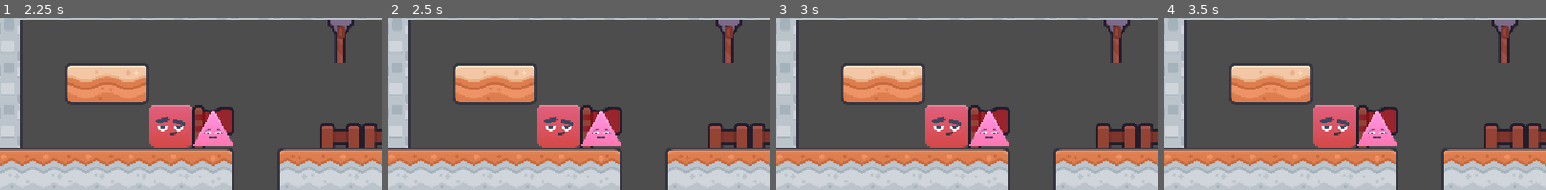
Above: before the commit, frames 1-4 (left to right).
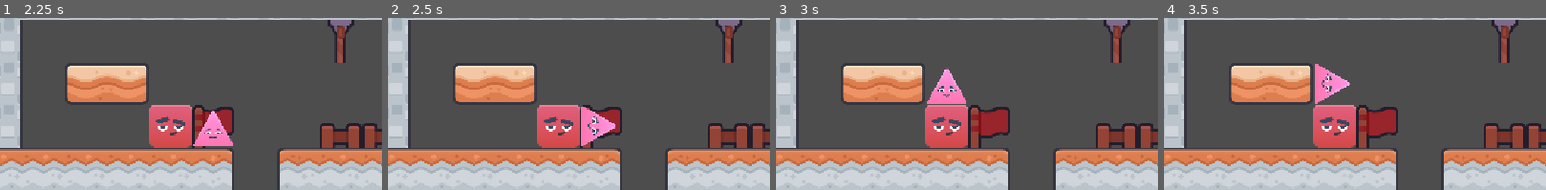
Above: after the commit, the same moments.

Repository: pklito/juniper-jam
Game: Godot game, scene res://scenes/level1.tscn
The game is run twice, just before and just after one commit, with the same random seed, the same clock (stepped at 60 frames per second) and the same inputs.
Inputs (mouse positions are % of the whole screen's width and height, from its top left):
- Up to frame 1 (2.25 s): tap Enter at 0.5, 2 s; drag from (36, 55) to (60, 35) at 0.52 s; tap Space at 1.25 s; drag from (42, 58) to (45, 87) at 1.27 s; move the mouse to (60, 35) at 2.02 s; click (60, 35) at 2.17 s
- Up to frame 2 (2.5 s): no input
- Up to frame 3 (3 s): drag from (45, 87) to (42, 58) at 2.77 s
- Up to frame 4 (3.5 s): no input
The pictures show only the part of the screen within x 14-64%, y 24-74%; the shares and areas given below are measured in that part.

Frame 1 is identical in both runs. In frame 2, 1.3% of the frame differs, in the area x 50-61%, y 51-75%; in frame 3, 2.3%, in the area x 39-61%, y 28-75%; in frame 4, 2.3%.

Commit message:
finish all the movement types

Diff:
--- a/scenes/level1.tscn
+++ b/scenes/level1.tscn
@@ -17,8 +17,8 @@
 
 [node name="Game" type="Node2D" unique_id=1088653909 node_paths=PackedStringArray("tiles", "player_sq_node", "player_tri_node")]
 script = ExtResource("1_wwpf4")
-move_rule = 0
-climb_rule = 2
+move_rule = 2
+climb_rule = 1
 tiles = NodePath("TileMapLayer")
 player_sq_node = NodePath("pl_square")
 player_tri_node = NodePath("pl_triangle")
--- a/scripts/game.gd
+++ b/scripts/game.gd
@@ -138,7 +138,6 @@
 		ground_dir = 0
 		_drop_ground_dir() # recursive drop until we hit a solid tile
 
-
 	func drop_if_floating():
 		if Globals.CLIMB_RULE == Globals.ClimbRules.FALL_DOWN:
 			_drop_down()
@@ -152,7 +151,7 @@
 
 # Special func
 func _ready() -> void:
-	_update_locals()
+	# _update_locals()
 	# setup
 	_tc = TileSetConfig.new(tile_size, Vector2i(canvas_width, canvas_height), target_tiles_wide)
 	tiles.scale = _tc.pixel_scale * Vector2(1,1)
@@ -169,6 +168,8 @@
 var time2 = 0.0
 var move_count_sq : int = 0
 var move_count_tri : int = 0
+var tri_wait_move : bool = false
+var sq_wait_move : bool = false
 # Called every frame. 'delta' is the elapsed time since the previous frame.
 func _physics_process(delta: float) -> void:
 	_update_globals()
@@ -180,27 +181,42 @@
 	if time < 0.3:
 		return
 
+	if move_count_sq == 0:
+		tri_wait_move = false
+	if move_count_tri == 0:
+		sq_wait_move = false
+
+	if sq_wait_move and tri_wait_move:
+		push_error("MUTEX on waits")
+		sq_wait_move = false
+		tri_wait_move = false
+
 	time = 0
-	if move_count_sq > 0:
+	if move_count_sq > 0 and not sq_wait_move:
 		square.move_right()
 		move_count_sq -= 1
 		triangle.drop_if_floating()
-	elif move_count_sq < 0:
+	elif move_count_sq < 0 and not sq_wait_move:
 		square.move_left()
 		move_count_sq += 1
 		triangle.drop_if_floating()
 
-	if move_count_tri > 0:
+	if move_count_tri > 0 and not tri_wait_move:
 		triangle.move_right()
 		move_count_tri -= 1
-	elif move_count_tri < 0:
+	elif move_count_tri < 0 and not tri_wait_move:
 		triangle.move_left()
 		move_count_tri += 1
 
 
 
 func _square_dragged(drag_vector: Vector2) -> void:
+	# Triangle on square rn and rule says lock
 	if Globals.CLIMB_RULE == Globals.ClimbRules.LOCK and triangle.pos + Utils.dir_to_vec2(triangle.ground_dir) == square.pos:
+		return
+
+	# Currently moving
+	if move_count_sq != 0:
 		return
 
 	var drag_dir = Utils.vec2_to_dir(drag_vector)
@@ -211,12 +227,41 @@
 	if drag_dir == posmod(square.ground_dir + 1, 4):
 		move_count_sq = -4
 
+	if Globals.MOVE_RULE != Globals.MoveRules.FREE_COPY_MOVEMENT and \
+	Globals.MOVE_RULE != Globals.MoveRules.FREE_COPY_MOVEMENT_INVERSE:
+		return
+	var mult : int = 1
+	if Globals.MOVE_RULE == Globals.MoveRules.FREE_COPY_MOVEMENT_INVERSE:
+		mult = -1
+	tri_wait_move = true
+	if drag_dir == posmod(square.ground_dir - 1, 4):
+		move_count_tri = 3 * mult
+	if drag_dir == posmod(square.ground_dir + 1, 4):
+		move_count_tri = -3 * mult
+
 
 func _triangle_dragged(drag_vector: Vector2) -> void:
+	# Currently moving
+	if move_count_tri != 0:
+		return
+
 	var drag_dir = Utils.vec2_to_dir(drag_vector)
 	if triangle.ground_dir == drag_dir or triangle.ground_dir == posmod(drag_dir + 2, 4):
 		return
+
 	if drag_dir == posmod(triangle.ground_dir - 1, 4):
 		move_count_tri = 3
 	if drag_dir == posmod(triangle.ground_dir + 1, 4):
 		move_count_tri = -3
+
+	if Globals.MOVE_RULE != Globals.MoveRules.FREE_COPY_MOVEMENT and \
+	Globals.MOVE_RULE != Globals.MoveRules.FREE_COPY_MOVEMENT_INVERSE:
+		return
+	var mult : int = 1
+	if Globals.MOVE_RULE == Globals.MoveRules.FREE_COPY_MOVEMENT_INVERSE:
+		mult = -1
+	sq_wait_move = true
+	if drag_dir == posmod(triangle.ground_dir - 1, 4):
+		move_count_sq = 4 * mult
+	if drag_dir == posmod(triangle.ground_dir + 1, 4):
+		move_count_sq = -4 * mult
--- a/scripts/globals.gd
+++ b/scripts/globals.gd
@@ -5,9 +5,7 @@
 enum MoveRules {
 	FREE_MOVEMENT,
 	FREE_COPY_MOVEMENT,
-	FREE_COPY_MOVEMENT_INVERSE,
-	ALTERNATING,
-	SQUARE_ONLY
+	FREE_COPY_MOVEMENT_INVERSE
 }
 
 enum ClimbRules {
